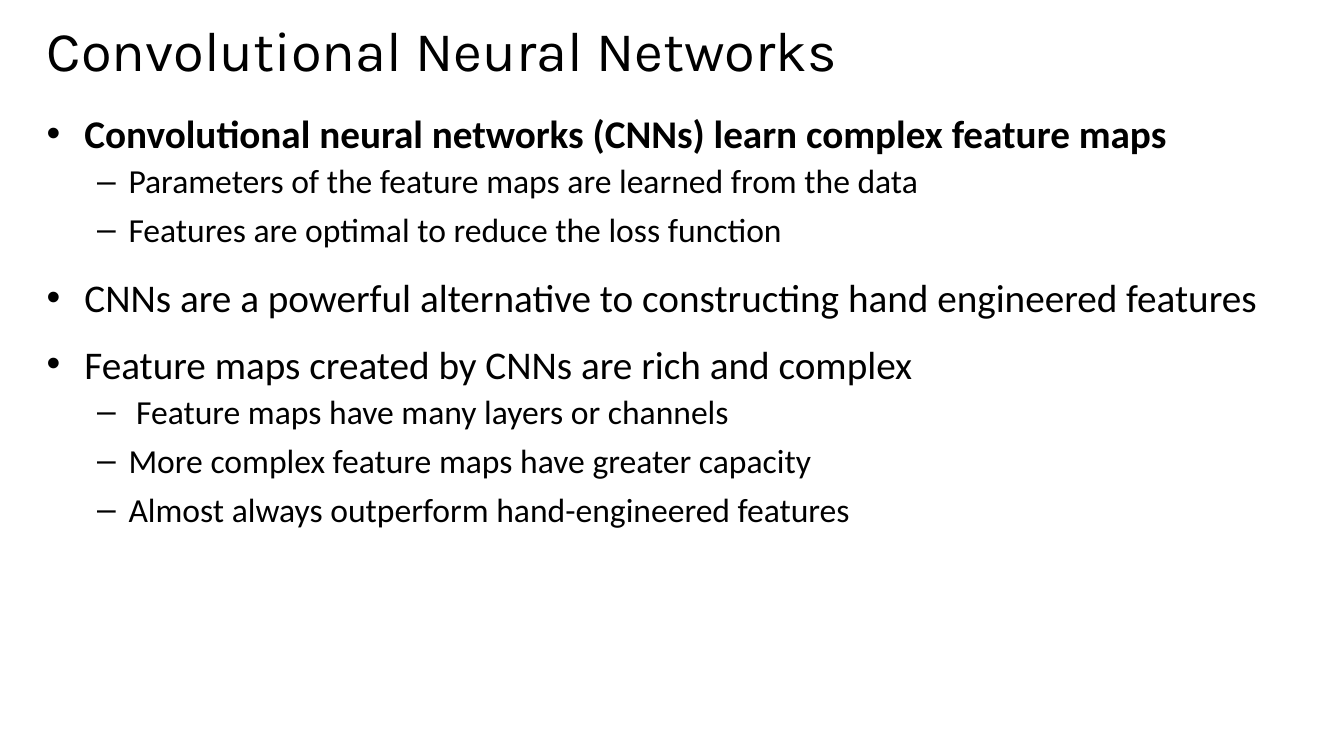
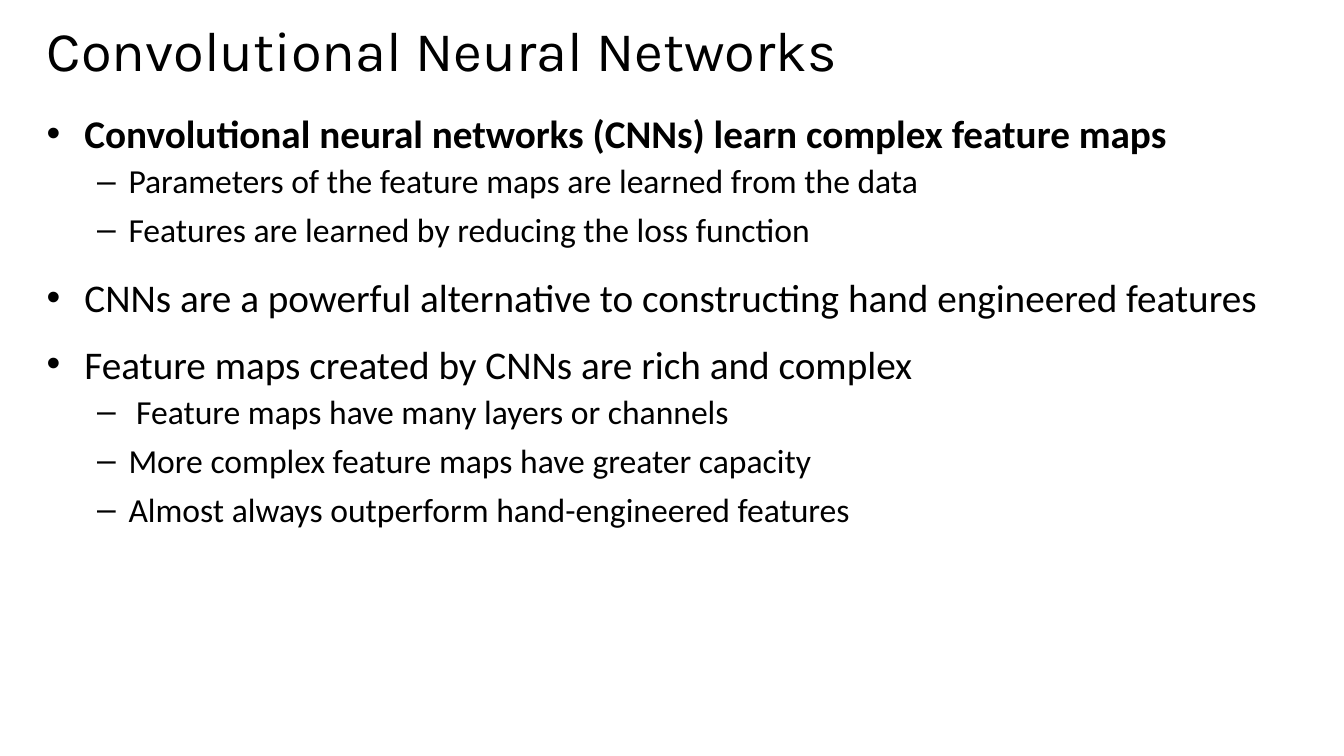
Before and after one commit to StephenElston/CSCI-E25, a slide deck: slide 2 of Slides/6_ConvolutionalNNs.pptx. Drawn at 1344x756 pixels with LibreOffice and Linux fonts; fonts in the diff are those of the drawing. Boxes give left, top, right and bottom in pixels: in the first picture for what was removed or moved away, otherwise in the second. Text is boxed around its words. In the diff, an @@ line names an element or a change of style, - is before the commit and + after.

Commit message:
Corrected typos in slides

```diff
--- a/Slides/6_ConvolutionalNNs.pptx
+++ b/Slides/6_ConvolutionalNNs.pptx
@@ text at box(129, 218, 810, 248): text changed @@
-  – Features are optimal to reduce the loss function
+  – Features are learned by reducing the loss function
```
